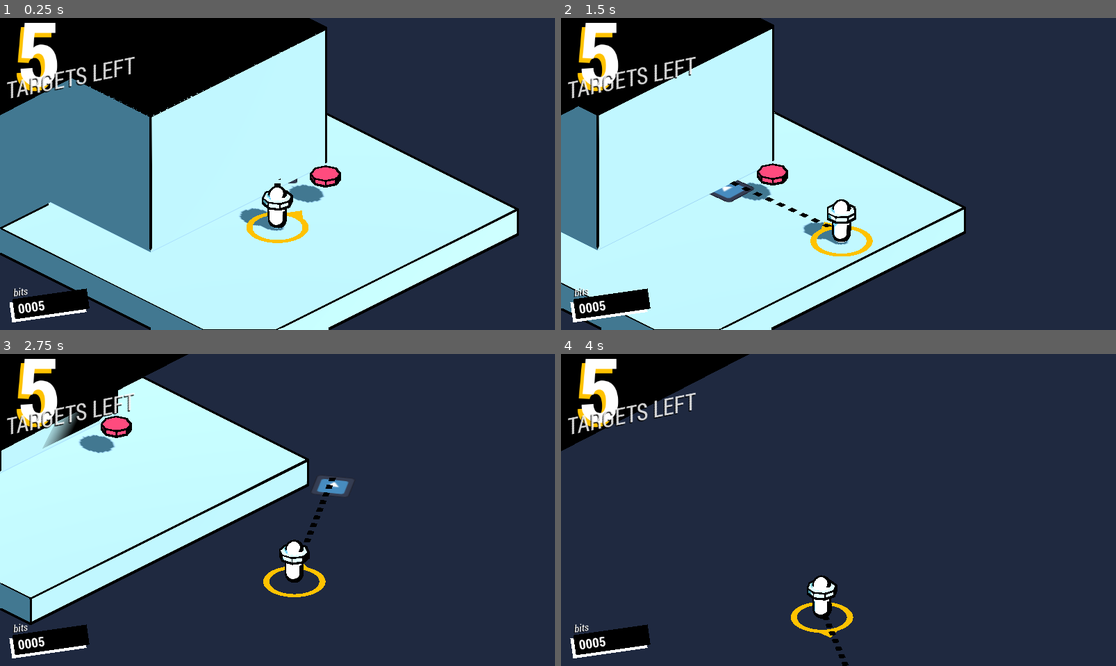
Above: before the commit, frames 1-4 (two rows, left to right).
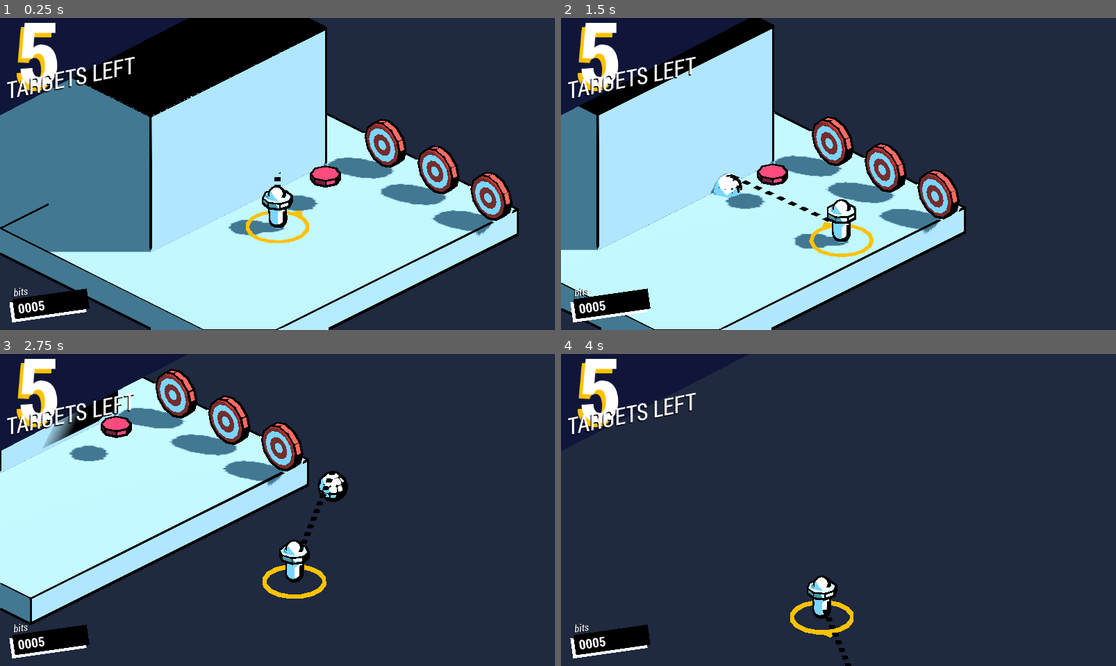
Above: after the commit, the same moments.

Repository: parkkennypark/Game-Juice-Demo
Game: Godot game, scene res://Drum.tscn
Two runs of this game, one before a commit and one after it. Both use one fixed random seed, a clock stepped at 60 frames per second and the inputs below. The project has no main scene, so this scene is started directly. The engine's default icon, where the game draws it, is replaced by a stand-in: a white triangle on a blue panel in a dark square.
Inputs (mouse positions are in pixels of both pictures, inside the frame that each line leads up to):
- Up to frame 1 (0.25 s): no input
- Up to frame 2 (1.5 s): tap Enter (ui_accept) at 0.5, 0.77 s; move the mouse to (960, 158) at 0.52 s; hold Right (ui_right) 0.53-1.28 s; move the mouse to (727, 189) at 1.27 s; hold Down (ui_down) from 1.28 s (still down)
- Up to frame 3 (2.75 s): tap Enter (ui_accept) at 1.52 s; move the mouse to (333, 441) at 2.02 s; release Down (ui_down) at 2.03 s; hold Right (ui_right) from 2.03 s (still down)
- Up to frame 4 (4 s): move the mouse to (810, 572) at 2.77 s; release Right (ui_right) at 2.78 s; hold Up (ui_up) 2.78-3.53 s; tap Enter (ui_accept) at 3.02, 3.77 s; move the mouse to (1005, 556) at 3.52 s; hold Left (ui_left) from 3.53 s (still down)

The runs differ from the first frame. In frame 1, 12% of the frame differs, in the area x 0-93%, y 0-76%; in frame 2, 10%; in frame 3, 9.9%; in frame 4, 4.8%.

Commit message:
wip(scene): aesthetics, targets

Diff:
--- /dev/null
+++ b/BaseMaterial.tres
@@ -0,0 +1,5 @@
+[gd_resource type="StandardMaterial3D" format=3 uid="uid://cpj7vmdm11gnj"]
+
+[resource]
+diffuse_mode = 3
+roughness = 0.0
--- a/Drum.tscn
+++ b/Drum.tscn
@@ -10,6 +10,8 @@
 [ext_resource type="FontFile" uid="uid://dpac28rujlg6v" path="res://fonts/RobotoCondensed-Italic.ttf" id="4_qylyd"]
 [ext_resource type="PackedScene" uid="uid://mkh7y7yikxqm" path="res://addons/post_processing_tool/PostProcessing_tool.tscn" id="5_c0l1v"]
 [ext_resource type="Texture2D" uid="uid://ci6eco0stogau" path="res://Dash.png" id="6_m0w5b"]
+[ext_resource type="ArrayMesh" uid="uid://dh1ebgux0k3od" path="res://models/target.obj" id="11_xiwt0"]
+[ext_resource type="Shader" path="res://Wiggle.gdshader" id="13_v73er"]
 
 [sub_resource type="Gradient" id="Gradient_armpv"]
 colors = PackedColorArray(0, 0.0166667, 0.25, 1, 1, 1, 1, 1)
@@ -35,11 +37,11 @@
 radius = 0.3
 height = 1.5
 
-[sub_resource type="StandardMaterial3D" id="StandardMaterial3D_h6uao"]
-transparency = 1
-shading_mode = 0
-albedo_texture = ExtResource("6_m0w5b")
-uv1_scale = Vector3(10, 10, 10)
+[sub_resource type="StandardMaterial3D" id="StandardMaterial3D_wncl3"]
+transparency = 3
+alpha_hash_scale = 0.0
+alpha_antialiasing_mode = 0
+albedo_color = Color(1, 1, 1, 0.188235)
 
 [sub_resource type="StandardMaterial3D" id="StandardMaterial3D_4v87j"]
 transparency = 1
@@ -51,38 +53,16 @@
 [sub_resource type="PlaneMesh" id="PlaneMesh_p55km"]
 size = Vector2(0.2, 1)
 
-[sub_resource type="StandardMaterial3D" id="StandardMaterial3D_vwitc"]
-diffuse_mode = 3
-roughness = 0.0
-
-[sub_resource type="Shader" id="Shader_iv014"]
-code = "shader_type spatial;
-render_mode depth_draw_opaque, unshaded, world_vertex_coords;
-
-uniform vec4 albedo : source_color = vec4(1.0, 1.0, 1.0, 1.0);
-uniform sampler2D texture_albedo : source_color,filter_linear_mipmap,repeat_enable;
-
-uniform float normal_offset : hint_range(0, 1, 0.01) = 0.02;
-uniform float time_influence : hint_range(0, 50) = 3;
-uniform float y_div : hint_range(0, 10, .1) = 2.87;
-
-void vertex() {
-    VERTEX.x += sin(VERTEX.y * y_div + round(TIME * time_influence)) * normal_offset;
-    VERTEX.y += sin(VERTEX.x * y_div + round(TIME * time_influence)) * normal_offset;
-    VERTEX.z += sin(VERTEX.y * y_div + round(TIME * time_influence)) * normal_offset;
-}
-
-void fragment() {
-	vec2 base_uv = UV;
-	vec4 albedo_tex = texture(texture_albedo, base_uv);
-	albedo_tex *= COLOR;
-	ALBEDO = albedo.rgb * albedo_tex.rgb;
-}"
-
-[sub_resource type="ShaderMaterial" id="ShaderMaterial_iq4bo"]
+[sub_resource type="ShaderMaterial" id="ShaderMaterial_y1yxh"]
 render_priority = 0
-shader = SubResource("Shader_iv014")
+shader = ExtResource("13_v73er")
 shader_parameter/albedo = Color(1, 1, 1, 1)
+shader_parameter/point_size = null
+shader_parameter/roughness = 0.0
+shader_parameter/uv1_scale = null
+shader_parameter/uv1_offset = null
+shader_parameter/uv2_scale = null
+shader_parameter/uv2_offset = null
 shader_parameter/normal_offset = 0.01
 shader_parameter/time_influence = 12.0
 shader_parameter/y_div = 2.87
@@ -109,11 +89,6 @@
 [sub_resource type="PrismMesh" id="PrismMesh_wygkm"]
 size = Vector3(0.6, 0.4, 0.01)
 
-[sub_resource type="TorusMesh" id="TorusMesh_yi7xa"]
-lightmap_size_hint = Vector2i(33, 9)
-inner_radius = 0.8
-ring_segments = 6
-
 [sub_resource type="ParticleProcessMaterial" id="ParticleProcessMaterial_hfgmk"]
 
 [sub_resource type="StandardMaterial3D" id="StandardMaterial3D_kl6cn"]
@@ -143,6 +118,34 @@
 transparency = 1
 emission_enabled = true
 emission = Color(1, 1, 1, 1)
+
+[sub_resource type="ShaderMaterial" id="ShaderMaterial_08lk0"]
+render_priority = 0
+shader = ExtResource("13_v73er")
+shader_parameter/albedo = Color(0.960784, 0.219608, 0.180392, 1)
+shader_parameter/point_size = 1.0
+shader_parameter/roughness = 1.0
+shader_parameter/uv1_scale = Vector3(1, 1, 1)
+shader_parameter/uv1_offset = Vector3(0, 0, 0)
+shader_parameter/uv2_scale = Vector3(1, 1, 1)
+shader_parameter/uv2_offset = Vector3(0, 0, 0)
+shader_parameter/normal_offset = 0.01
+shader_parameter/time_influence = 12.0
+shader_parameter/y_div = 2.87
+
+[sub_resource type="ShaderMaterial" id="ShaderMaterial_37tvt"]
+render_priority = 0
+shader = ExtResource("13_v73er")
+shader_parameter/albedo = Color(1, 1, 1, 1)
+shader_parameter/point_size = 1.0
+shader_parameter/roughness = 1.0
+shader_parameter/uv1_scale = Vector3(1, 1, 1)
+shader_parameter/uv1_offset = Vector3(0, 0, 0)
+shader_parameter/uv2_scale = Vector3(1, 1, 1)
+shader_parameter/uv2_offset = Vector3(0, 0, 0)
+shader_parameter/normal_offset = 0.01
+shader_parameter/time_influence = 12.0
+shader_parameter/y_div = 2.87
 
 [node name="Node3D" type="Node3D"]
 
@@ -199,23 +202,20 @@
 [node name="Pointer" type="Node3D" parent="Player"]
 
 [node name="Position" type="Node3D" parent="Player/Pointer"]
-transform = Transform3D(1, 0, 0, 0, 1, 0, 0, 0, 1, 0, 2.38419e-07, 0)
+transform = Transform3D(1, 0, 0, 0, 1, 0, 0, 0, 1, 0, 2.38419e-07, 2.37207)
 
 [node name="Decal" type="Sprite3D" parent="Player/Pointer/Position"]
 transform = Transform3D(1, 0, 0, 0, -4.37114e-08, -1, 0, 1, -4.37114e-08, 0, 0.00999976, 0)
+visible = false
 texture = ExtResource("4_kmau3")
 
+[node name="CSGSphere3D" type="CSGSphere3D" parent="Player/Pointer/Position"]
+material_override = SubResource("StandardMaterial3D_wncl3")
+
 [node name="Rotation" type="Node3D" parent="Player/Pointer"]
 
-[node name="CSGCylinder3D" type="CSGCylinder3D" parent="Player/Pointer/Rotation"]
-transform = Transform3D(1, 0, 0, 0, -4.37114e-08, -1, 0, 1, -4.37114e-08, 0, 0.710874, 1.90131)
-visible = false
-radius = 0.1
-height = 3.97686
-material = SubResource("StandardMaterial3D_h6uao")
-
 [node name="Geometry" type="MeshInstance3D" parent="Player/Pointer/Rotation"]
-transform = Transform3D(1, 0, 0, 0, 1, 0, 0, 0, 1, 0, 0.324687, 0.5)
+transform = Transform3D(1, 0, 0, 0, 1, 0, 0, 0, 1, 0, 0.558, 0.5)
 material_override = SubResource("StandardMaterial3D_4v87j")
 mesh = SubResource("PlaneMesh_p55km")
 
@@ -224,8 +224,7 @@
 [node name="MeshInstance3D" type="MeshInstance3D" parent="Player/Model"]
 transform = Transform3D(-4.37114e-08, 0, -1, 0, 1, 0, 1, 0, -4.37114e-08, 0, 0.75, 0)
 layers = 2
-material_override = SubResource("StandardMaterial3D_vwitc")
-material_overlay = SubResource("ShaderMaterial_iq4bo")
+material_override = SubResource("ShaderMaterial_y1yxh")
 mesh = SubResource("CapsuleMesh_3ffes")
 skeleton = NodePath("../../..")
 
@@ -248,13 +247,20 @@
 mesh = SubResource("PrismMesh_wygkm")
 skeleton = NodePath("../..")
 
-[node name="MeshInstance3D4" type="MeshInstance3D" parent="Player/Model"]
-transform = Transform3D(1, 0, 0, 0, 0.1, 0, 0, 0, 1, 0, 0, 0)
+[node name="CSGCylinder3D2" type="CSGCylinder3D" parent="Player/Model"]
 material_override = SubResource("StandardMaterial3D_k4tya")
-mesh = SubResource("TorusMesh_yi7xa")
+radius = 1.0336
+height = 0.1
+sides = 16
+
+[node name="CSGCylinder3D3" type="CSGCylinder3D" parent="Player/Model/CSGCylinder3D2"]
+operation = 2
+radius = 0.913452
+height = 0.1
+sides = 16
 
 [node name="DirectionalLight3D" type="DirectionalLight3D" parent="."]
-transform = Transform3D(1, 0, 0, 0, 0.707107, 0.707107, 0, -0.707107, 0.707107, 2.07947, 5.50129, 0)
+transform = Transform3D(0.707107, -0.5, 0.5, 0, 0.707107, 0.707107, -0.707107, -0.5, 0.5, 2.07947, 5.50129, 0)
 shadow_enabled = true
 
 [node name="GPUParticles3D" type="GPUParticles3D" parent="."]
@@ -275,7 +281,7 @@
 offset_right = 527.0
 offset_bottom = 256.0
 rotation = -0.476687
-color = Color(0, 0, 0, 1)
+color = Color(0.0588235, 0.0862745, 0.223529, 1)
 
 [node name="Label6" type="Label" parent="CanvasLayer"]
 modulate = Color(1, 0.760784, 0, 1)
@@ -308,7 +314,6 @@
 
 [node name="Label4" type="Label" parent="CanvasLayer"]
 modulate = Color(0, 0, 0, 1)
-self_modulate = Color(1, 1, 1, 0.823529)
 anchors_preset = 15
 anchor_right = 1.0
 anchor_bottom = 1.0
@@ -324,7 +329,6 @@
 text = "TARGETS LEFT"
 
 [node name="Label5" type="Label" parent="CanvasLayer"]
-self_modulate = Color(1, 1, 1, 0.823529)
 anchors_preset = 15
 anchor_right = 1.0
 anchor_bottom = 1.0
@@ -423,3 +427,27 @@
 [node name="CSGSphere3D2" type="CSGSphere3D" parent="Node3D"]
 radius = 0.322
 material = SubResource("StandardMaterial3D_5qlsh")
+
+[node name="Target" type="Node3D" parent="."]
+transform = Transform3D(-4.37114e-08, 0, 1, 0, 1, 0, -1, 0, -4.37114e-08, 5.14254, 0.916422, -0.238842)
+
+[node name="Target" type="MeshInstance3D" parent="Target"]
+transform = Transform3D(0.8, 0, 0, 0, 0.8, 0, 0, 0, 0.8, 0, 0, 0)
+mesh = ExtResource("11_xiwt0")
+skeleton = NodePath("../..")
+surface_material_override/0 = SubResource("ShaderMaterial_08lk0")
+surface_material_override/1 = SubResource("ShaderMaterial_37tvt")
+
+[node name="Target2" type="MeshInstance3D" parent="Target"]
+transform = Transform3D(0.8, 0, 0, 0, 0.8, 0, 0, 0, 0.8, -2.4, 0, 0)
+mesh = ExtResource("11_xiwt0")
+skeleton = NodePath("../..")
+surface_material_override/0 = SubResource("ShaderMaterial_08lk0")
+surface_material_override/1 = SubResource("ShaderMaterial_37tvt")
+
+[node name="Target3" type="MeshInstance3D" parent="Target"]
+transform = Transform3D(0.8, 0, 0, 0, 0.8, 0, 0, 0, 0.8, -4.8, 0, 0)
+mesh = ExtResource("11_xiwt0")
+skeleton = NodePath("../..")
+surface_material_override/0 = SubResource("ShaderMaterial_08lk0")
+surface_material_override/1 = SubResource("ShaderMaterial_37tvt")
--- /dev/null
+++ b/Wiggle.gdshader
@@ -0,0 +1,37 @@
+// NOTE: Shader automatically converted from Godot Engine 4.0.1.stable's StandardMaterial3D.
+
+shader_type spatial;
+render_mode blend_mix,depth_draw_opaque,cull_back,diffuse_toon,specular_schlick_ggx;
+uniform vec4 albedo : source_color;
+uniform sampler2D texture_albedo : source_color,filter_linear_mipmap,repeat_enable;
+uniform float point_size : hint_range(0,128);
+uniform float roughness : hint_range(0,1) = 0;
+uniform sampler2D texture_roughness : hint_roughness_r,filter_linear_mipmap,repeat_enable;
+uniform vec3 uv1_scale;
+uniform vec3 uv1_offset;
+uniform vec3 uv2_scale;
+uniform vec3 uv2_offset;
+
+uniform float normal_offset : hint_range(0, 1, 0.01) = 0.01;
+uniform float time_influence : hint_range(0, 50) = 12;
+uniform float y_div : hint_range(0, 10, .1) = 2.87;
+
+
+void vertex() {
+	UV=UV*uv1_scale.xy+uv1_offset.xy;
+    VERTEX.x += sin(VERTEX.y * y_div + round(TIME * time_influence)) * normal_offset;
+    VERTEX.y += sin(VERTEX.x * y_div + round(TIME * time_influence)) * normal_offset;
+    VERTEX.z += sin(VERTEX.y * y_div + round(TIME * time_influence)) * normal_offset;
+}
+
+
+void fragment() {
+	vec2 base_uv = UV;
+	vec4 albedo_tex = texture(texture_albedo,base_uv);
+	ALBEDO = albedo.rgb * albedo_tex.rgb;
+//	float metallic_tex = dot(texture(texture_metallic,base_uv),metallic_texture_channel);
+//	METALLIC = metallic_tex * metallic;
+	vec4 roughness_texture_channel = vec4(1.0,0.0,0.0,0.0);
+	float roughness_tex = dot(texture(texture_roughness,base_uv),roughness_texture_channel);
+	ROUGHNESS = roughness_tex * roughness;
+}
--- /dev/null
+++ b/Wiggle.tres
@@ -0,0 +1,33 @@
+[gd_resource type="ShaderMaterial" load_steps=2 format=3 uid="uid://cqj1c7bv1hqvt"]
+
+[sub_resource type="Shader" id="Shader_iv014"]
+code = "shader_type spatial;
+render_mode depth_draw_opaque, unshaded, world_vertex_coords;
+
+uniform vec4 albedo : source_color = vec4(1.0, 1.0, 1.0, 1.0);
+uniform sampler2D texture_albedo : source_color,filter_linear_mipmap,repeat_enable;
+
+uniform float normal_offset : hint_range(0, 1, 0.01) = 0.02;
+uniform float time_influence : hint_range(0, 50) = 3;
+uniform float y_div : hint_range(0, 10, .1) = 2.87;
+
+void vertex() {
+    VERTEX.x += sin(VERTEX.y * y_div + round(TIME * time_influence)) * normal_offset;
+    VERTEX.y += sin(VERTEX.x * y_div + round(TIME * time_influence)) * normal_offset;
+    VERTEX.z += sin(VERTEX.y * y_div + round(TIME * time_influence)) * normal_offset;
+}
+
+void fragment() {
+//	vec2 base_uv = UV;
+//	vec4 albedo_tex = texture(texture_albedo, base_uv);
+//	albedo_tex *= COLOR;
+//	ALBEDO = albedo.rgb * albedo_tex.rgb;
+}"
+
+[resource]
+render_priority = 0
+shader = SubResource("Shader_iv014")
+shader_parameter/albedo = Color(1, 1, 1, 1)
+shader_parameter/normal_offset = 0.01
+shader_parameter/time_influence = 12.0
+shader_parameter/y_div = 2.87
Not shown: 1 places in Drum.tscn that only renumber resources
Not shown, added: models/target.mtl
Not shown, added: models/target.obj
Not shown, added: models/target.obj.import
